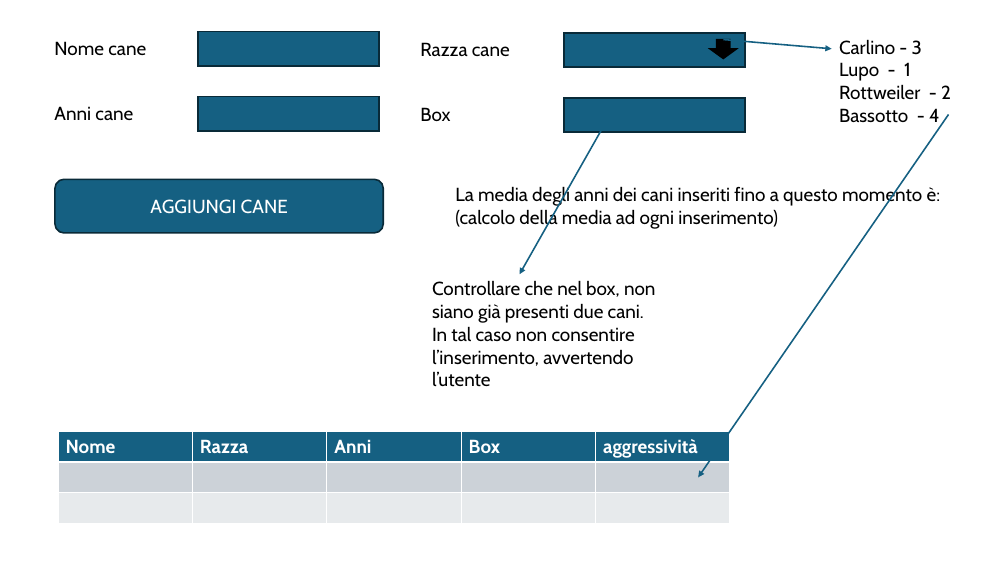
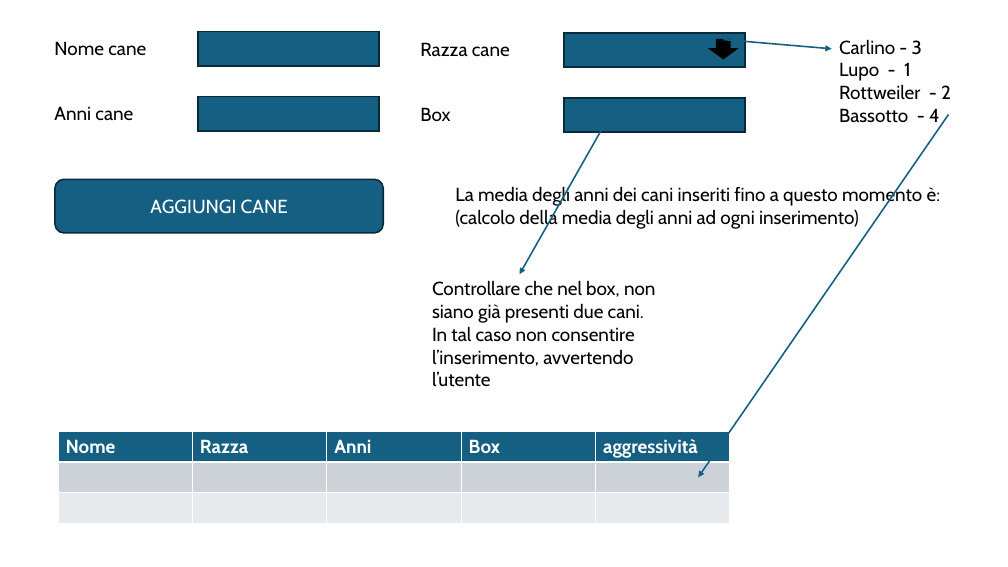
Before and after one commit to mvaleei/Angular_11_11, a slide deck: slide 1 of Eserczio2.pptx. Drawn at 1008x567 pixels with LibreOffice and Linux fonts; fonts in the diff are those of the drawing. Boxes give left, top, right and bottom in pixels: in the first picture for what was removed or moved away, otherwise in the second. Text is boxed around its words. In the diff, an @@ line names an element or a change of style, - is before the commit and + after.

```diff
--- a/Eserczio2.pptx
+++ b/Eserczio2.pptx
@@ text at <box>455,186,941,229</box>: text changed @@
-La media degli anni dei cani inseriti fino a questo momento è: (calcolo della media ad ogni inserimento)
+La media degli anni dei cani inseriti fino a questo momento è: (calcolo della media degli anni ad ogni inserimento)
```
Also in this commit, not shown: 11 other files.
